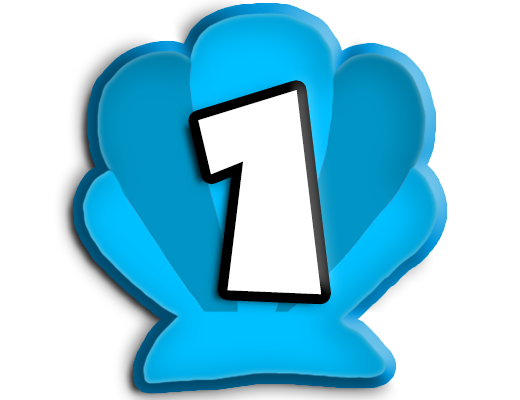
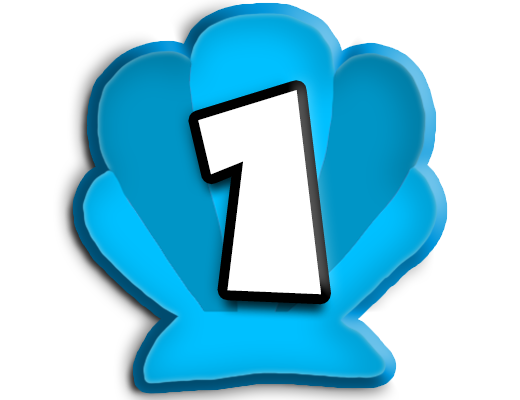
Layered file, before and after one edit (w=520, h=400). Changes by layer:
pixels changed over bbox(180, 120, 332, 321) (layer not identified)
